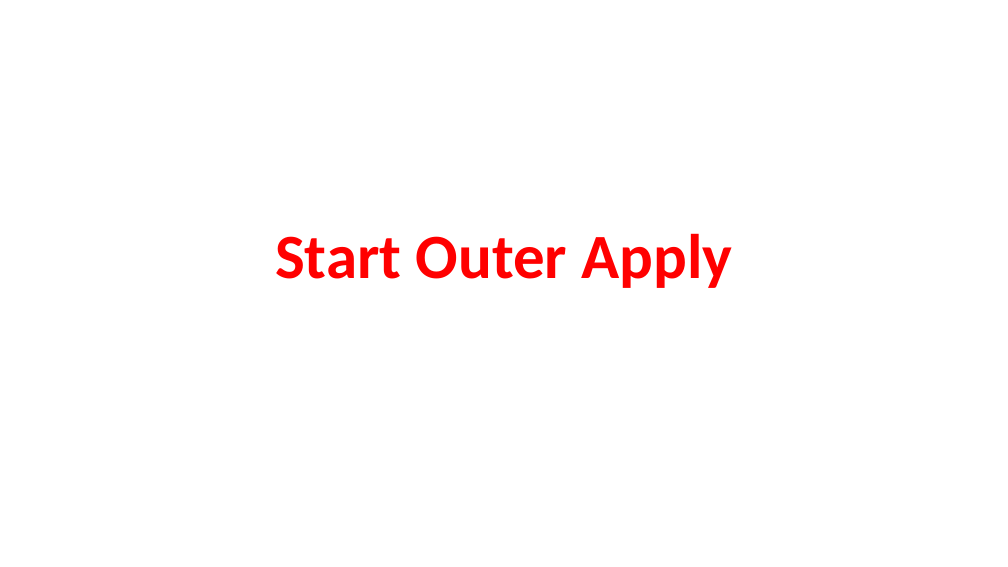
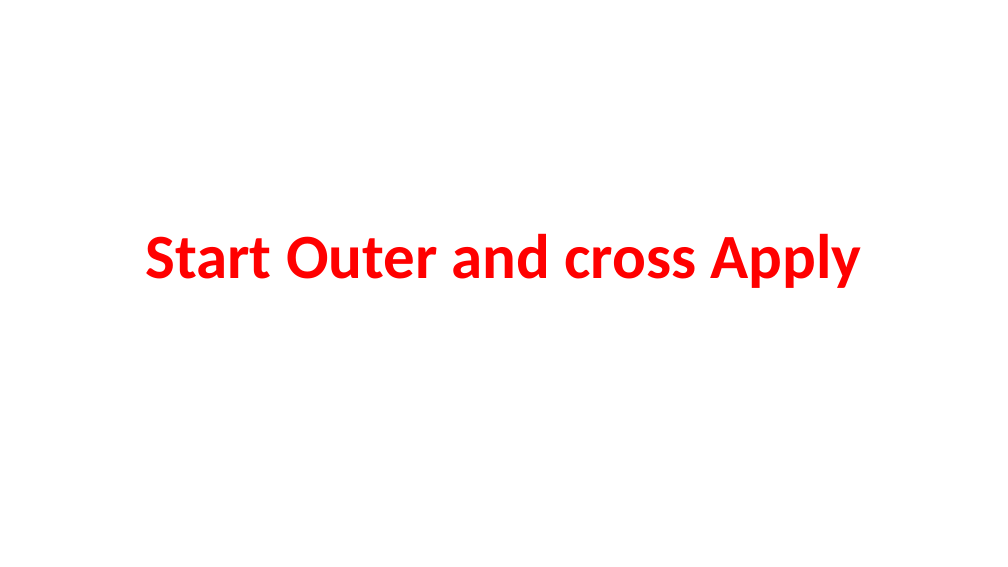
Before and after one commit to AhmedMohamedSamir1/Summary, a slide deck: slide 149 of Dot Net/2_DB.pptx (slide 143 before the commit). Drawn at 1008x567 pixels with LibreOffice and Linux fonts; fonts in the diff are those of the drawing. Boxes give left, top, right and bottom in pixels: in the first picture for what was removed or moved away, otherwise in the second. Text is boxed around its words. In the diff, an @@ line names an element or a change of style, - is before the commit and + after.

```diff
--- a/Dot Net/2_DB.pptx
+++ b/Dot Net/2_DB.pptx
@@ title at box(146, 233, 862, 288): text changed @@
-Start Outer Apply
+Start Outer and cross Apply
```
Also in this commit, not shown: 5 other slides changed, 21 slides added, 1 slide removed, 3 other files.
